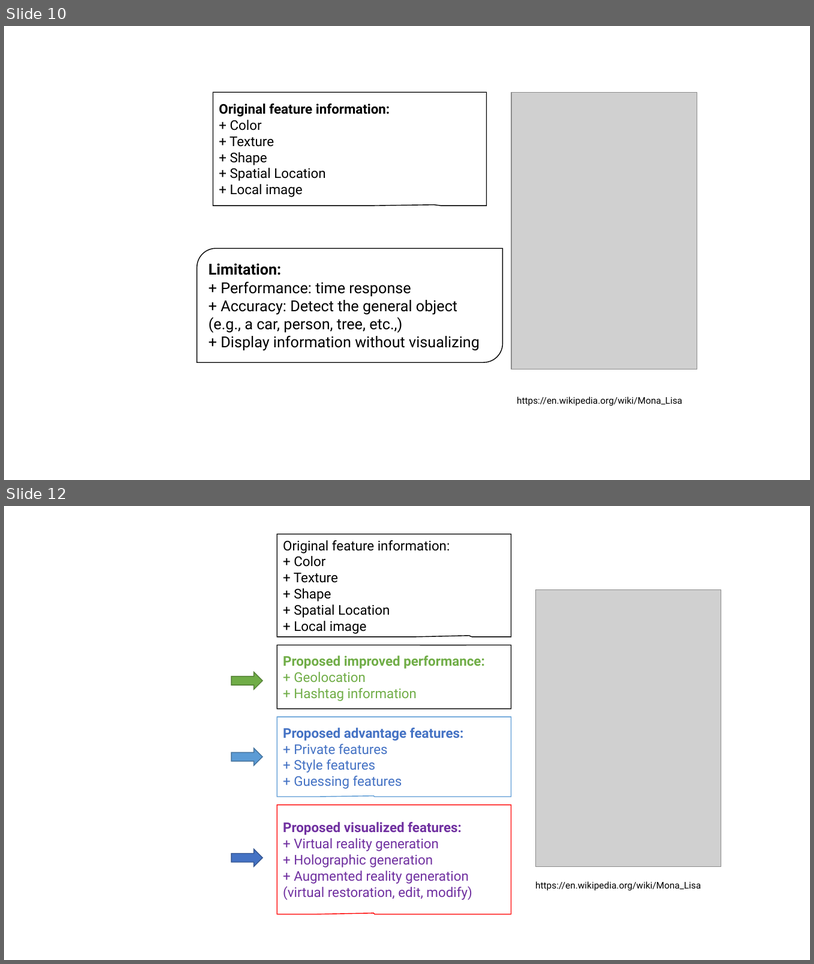
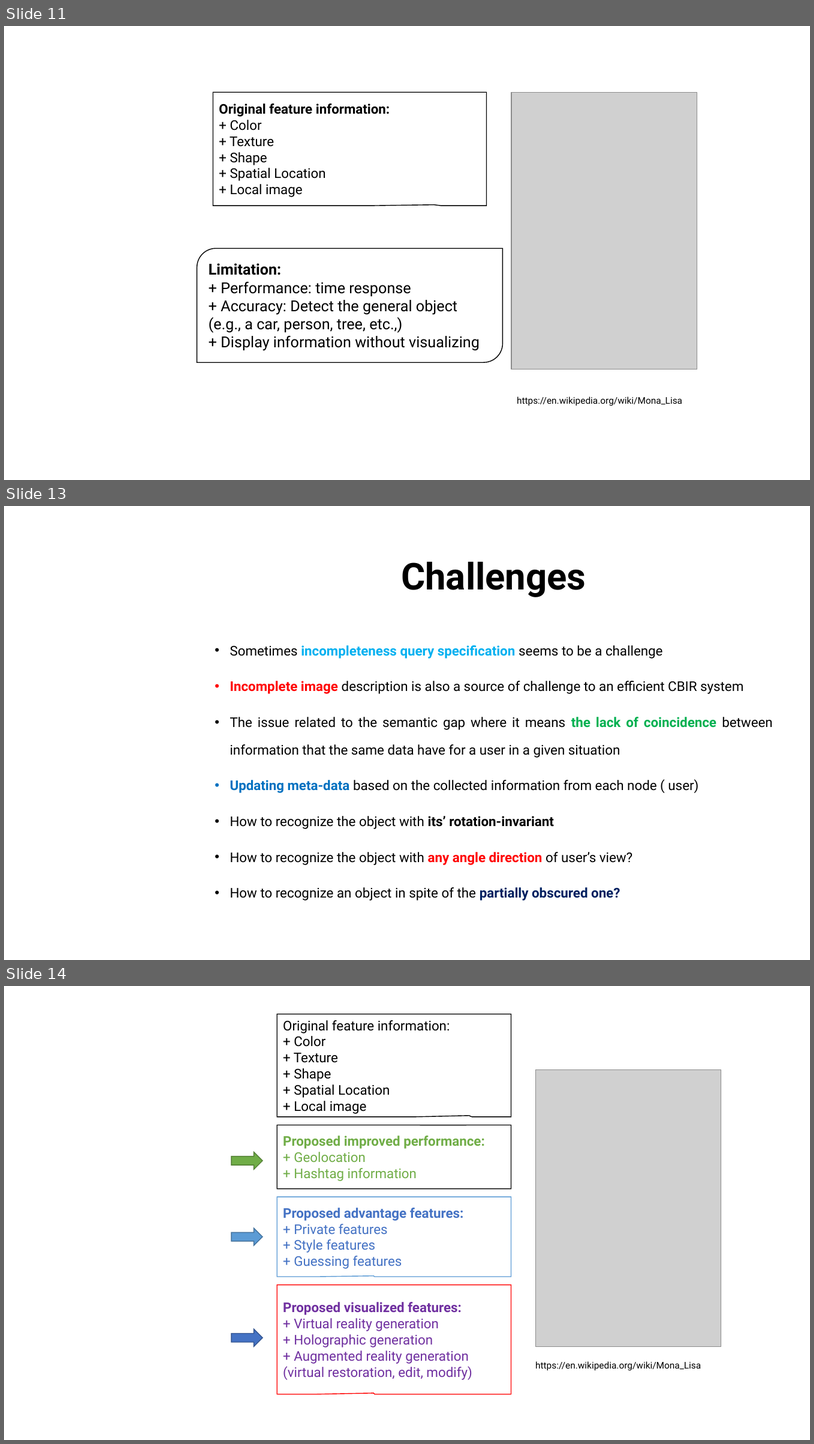
Before and after one commit to dungdovu/DGA1031, a slide deck: DGA1031/What is it.pptx. Shown one above the other, each under a label of ours: slides 10 and 12 before the commit, slides 11, 13 and 14 after it; the slides between them are not shown. The pictures are 814x964 and 814x1444 pixels, drawn with LibreOffice and Linux fonts; fonts in the diff are those of the drawing; grey boxes stand for pictures; background and template pictures are left out. Boxes give left, top, right and bottom in pixels: in the first picture for what was removed or moved away, otherwise in the second. Text is boxed around its words. In the diff, an @@ line names an element or a change of style, - is before the commit and + after.

Commit message:
update the slide with some example related to the hologram and vr, ar

```diff
--- a/DGA1031/What is it.pptx
+++ b/DGA1031/What is it.pptx
@@ slide 13 added at bbox=[4, 506, 810, 960], background picture (left out) @@
@@ title added at bbox=[401, 561, 586, 597], 44 pt, text #000000, bold @@
+Challenges
@@ text added at bbox=[230, 645, 773, 900], 16 pt, text #000000 @@
+• Sometimes incompleteness query specification seems to be a challenge
+• Incomplete image description is also a source of challenge to an efficient CBIR system
+• The issue related to the semantic gap where it means the lack of coincidence between information that the same data have for a user in a given situation
+• Updating meta-data based on the collected information from each node ( user)
+• How to recognize the object with its’ rotation-invariant
+• How to recognize the object with any angle direction of user’s view?
+• How to recognize an object in spite of the partially obscured one?
@@ what was slide 10 is now slide 11 @@
@@ what was slide 12 is now slide 14 @@
```
Also in this commit, not shown: 2 slides changed, 1 other slide added.
